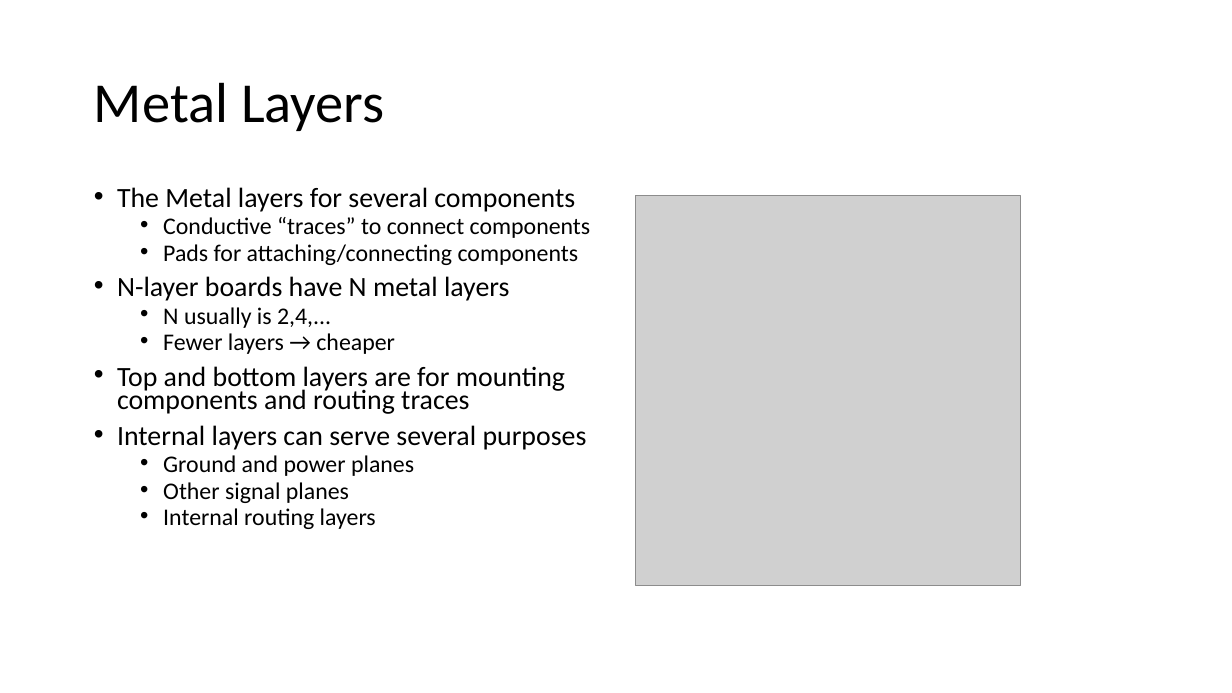
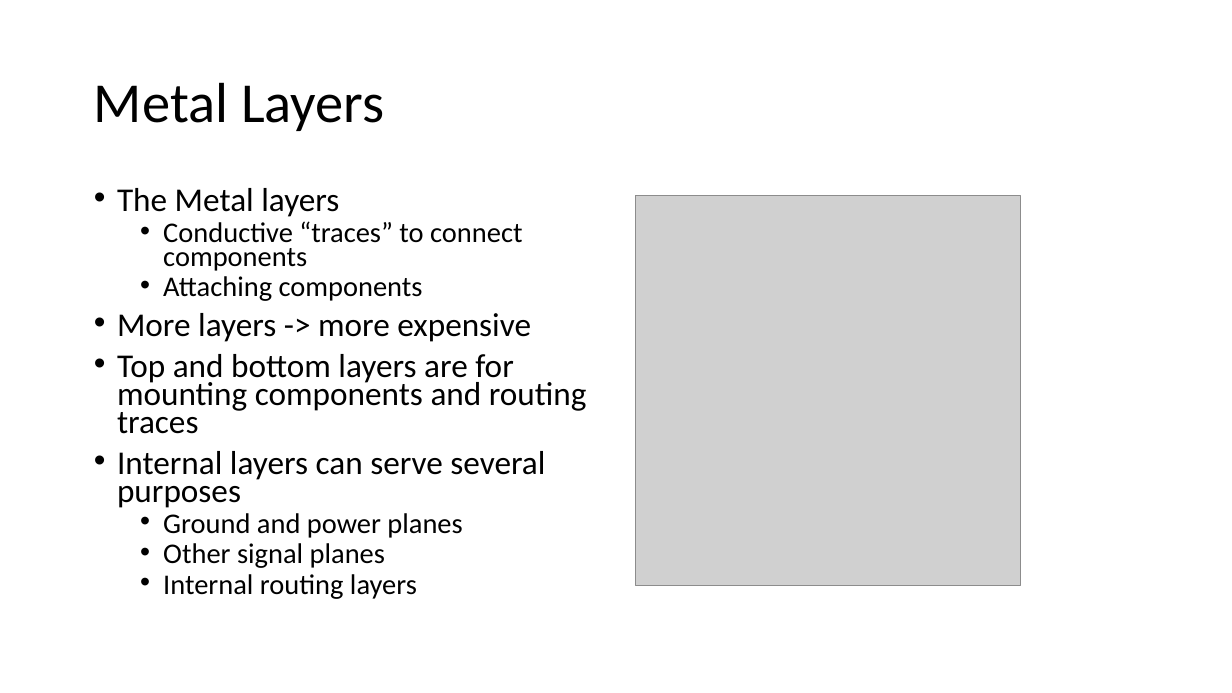
Before and after one commit to NVSL/QuadClass-Resources, a slide deck: slide 3 of labs/Introduction-To-Eagle/Introduction-To-Eagle.pptx. Drawn at 1232x693 pixels with LibreOffice and Linux fonts; fonts in the diff are those of the drawing; grey boxes stand for pictures. Boxes give left, top, right and bottom in pixels: in the first picture for what was removed or moved away, otherwise in the second. Text is boxed around its words. In the diff, an @@ line names an element or a change of style, - is before the commit and + after.

```diff
--- a/labs/Introduction-To-Eagle/Introduction-To-Eagle.pptx
+++ b/labs/Introduction-To-Eagle/Introduction-To-Eagle.pptx
@@ text at bbox=[117, 188, 339, 217]: text changed; size 21.7 to 25.9 pt @@
-• The Metal layers for several components
+• The Metal layers
@@ text at bbox=[117, 221, 587, 599]: size 18.6 to 22.2 pt in "Conductive “traces” to connect components", "Ground and power planes", "Other signal planes", "Internal routing layers"; size 21.7 to 25.9 pt in "Top and bottom layers are for mounting ...", "Internal layers can serve several purposes" @@
@@ text at bbox=[117, 276, 531, 342]: text changed; size 18.6 to 25.9 pt @@
-  • Pads for attaching/connecting components
-• N-layer boards have N metal layers
-  • N usually is 2,4,...
-  • Fewer layers → cheaper
+  • Attaching components
+• More layers -> more expensive
```
Also in this commit, not shown: 11 other slides changed, 1 slide added, 9 other files.
